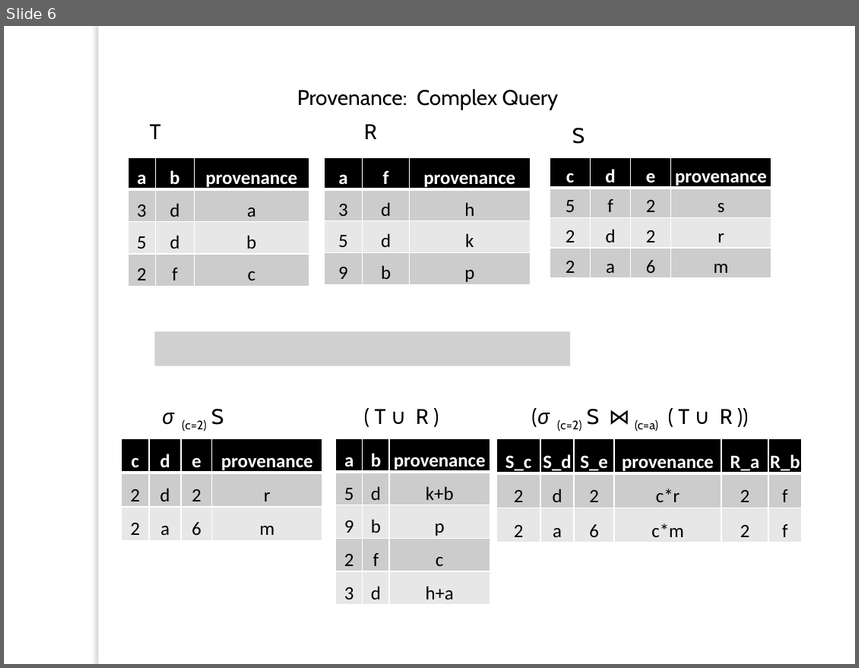
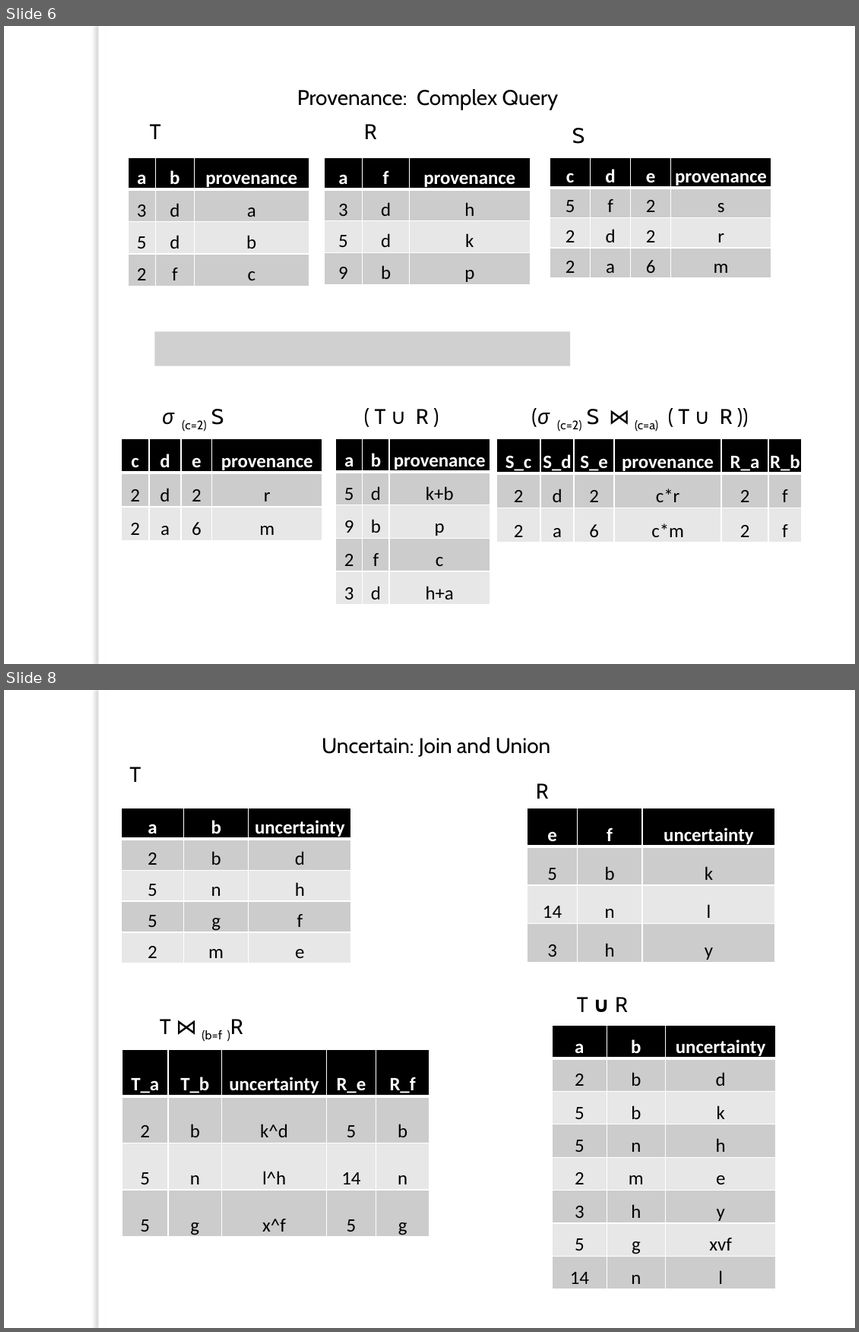
Before and after one commit to ZAsadi/MyRepository, a slide deck: Final_Presentation.pptx. Shown one above the other, each under a label of ours: slide 6 before the commit, slides 6 and 8 after it; the slides between them are not shown. The pictures are 859x668 and 859x1332 pixels, drawn with LibreOffice and Linux fonts; fonts in the diff are those of the drawing; grey boxes stand for pictures; background and template pictures are left out. Boxes give left, top, right and bottom in pixels: in the first picture for what was removed or moved away, otherwise in the second. Text is boxed around its words. In the diff, an @@ line names an element or a change of style, - is before the commit and + after.

Commit message:
uncertain examples added

```diff
--- a/Final_Presentation.pptx
+++ b/Final_Presentation.pptx
@@ slide 8 added at (4,690,855,1328), background picture (left out); not listed: 1 template element that a slide beside it also shows @@
@@ text added at (322,737,550,757), 18 pt, text #000000 @@
+Uncertain: Join and Union
@@ text added at (129,767,141,782), 18 pt, text #000000 @@
+T
@@ text added at (536,783,549,799), 18 pt, text #000000 @@
+R
@@ table added at (122,809,351,964), 5 rows, 3 columns @@
+a | b | uncertainty
+2 | b | d
+5 | n | h
+5 | g | f
+2 | m | e
@@ table added at (528,809,775,963), 4 rows, 3 columns @@
+e | f | uncertainty
+5 | b | k
+14 | n | l
+3 | h | y
@@ text added at (577,997,628,1012), 18 pt, text #000000 @@
+T ∪ R
@@ text added at (160,1019,243,1042), 18 pt, text #000000 @@
+T ⋈ (b=f )R
@@ table added at (552,1025,776,1290), 8 rows, 3 columns @@
+a | b | uncertainty
+2 | b | d
+5 | b | k
+5 | n | h
+2 | m | e
+3 | h | y
+5 | g | xvf
+14 | n | l
@@ table added at (123,1049,430,1239), 4 rows, 5 columns @@
+T_a | T_b | uncertainty | R_e | R_f
+2 | b | k^d | 5 | b
+5 | n | l^h | 14 | n
+5 | g | x^f | 5 | g
```
Also in this commit, not shown: 1 slide changed, 2 other slides added.
